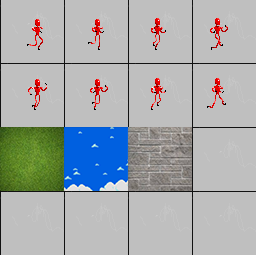
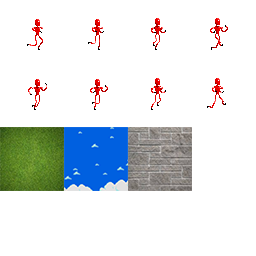
Layered file, before and after one edit (256 × 256). Changes by layer:
removed layer "Layer 0" over box(0, 0, 256, 255)
